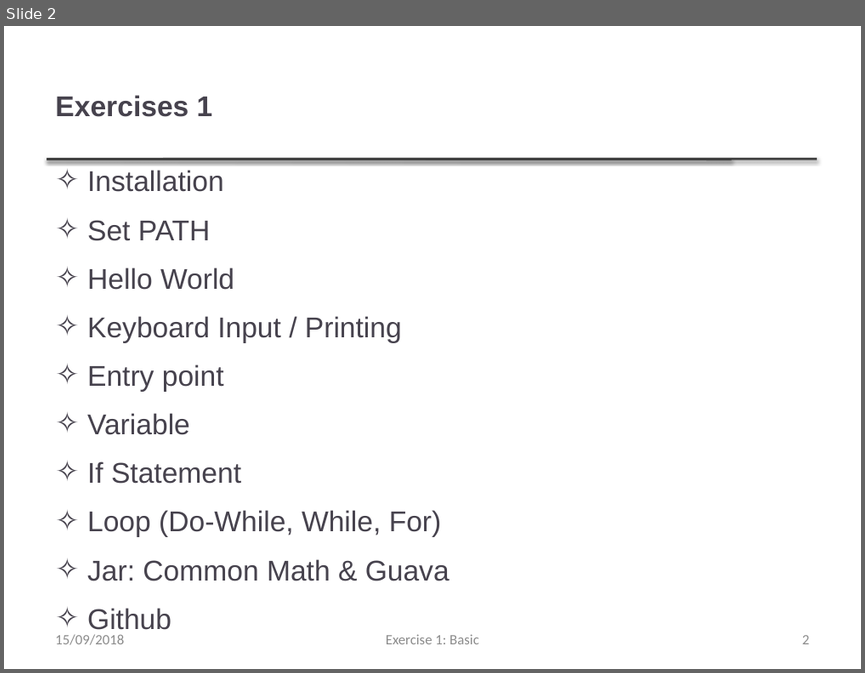
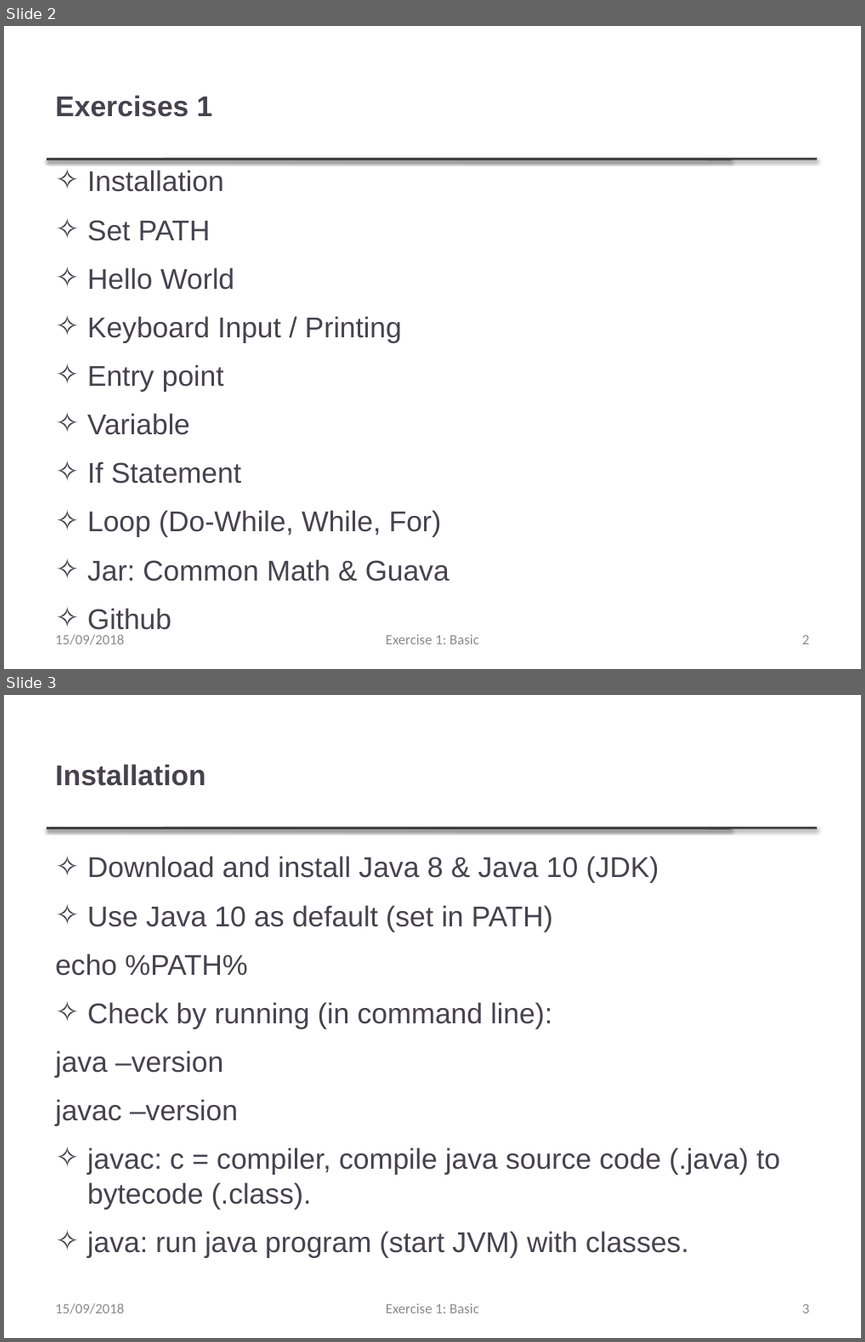
Before and after one commit to thanqminh/thanqminh.github.io, a slide deck: courses/oopjava/practice1.pptx. Shown one above the other, each under a label of ours: slide 2 before the commit, slides 2 and 3 after it. The pictures are 865x673 and 865x1342 pixels, drawn with LibreOffice and Linux fonts; fonts in the diff are those of the drawing. Boxes give left, top, right and bottom in pixels: in the first picture for what was removed or moved away, otherwise in the second. Text is boxed around its words. In the diff, an @@ line names an element or a change of style, - is before the commit and + after.

```diff
--- a/courses/oopjava/practice1.pptx
+++ b/courses/oopjava/practice1.pptx
@@ slide 3 added at [4,695,861,1338], background #FFFFFF; not listed: 2 template elements that a slide beside it also shows @@
@@ title added at [55,764,205,786], 24 pt, text #46424D, bold @@
+Installation
@@ text added at [55,856,780,1258], 24 pt, text #46424D @@
+✧ Download and install Java 8 & Java 10 (JDK)
+✧ Use Java 10 as default (set in PATH)
+echo %PATH%
+✧ Check by running (in command line):
+java –version
+javac –version
+✧ javac: c = compiler, compile java source code (.java) to bytecode (.class).
+✧ java: run java program (start JVM) with classes.
@@ text added at [55,1303,124,1314], 12 pt, text #8C8C8C @@
+15/09/2018
@@ text added at [386,1303,479,1313], 12 pt, text #8C8C8C @@
+Exercise 1: Basic
@@ page number added at [802,1304,809,1313], 12 pt, text #8C8C8C @@
+3
```
Also in this commit, not shown: 7 other slides added.
